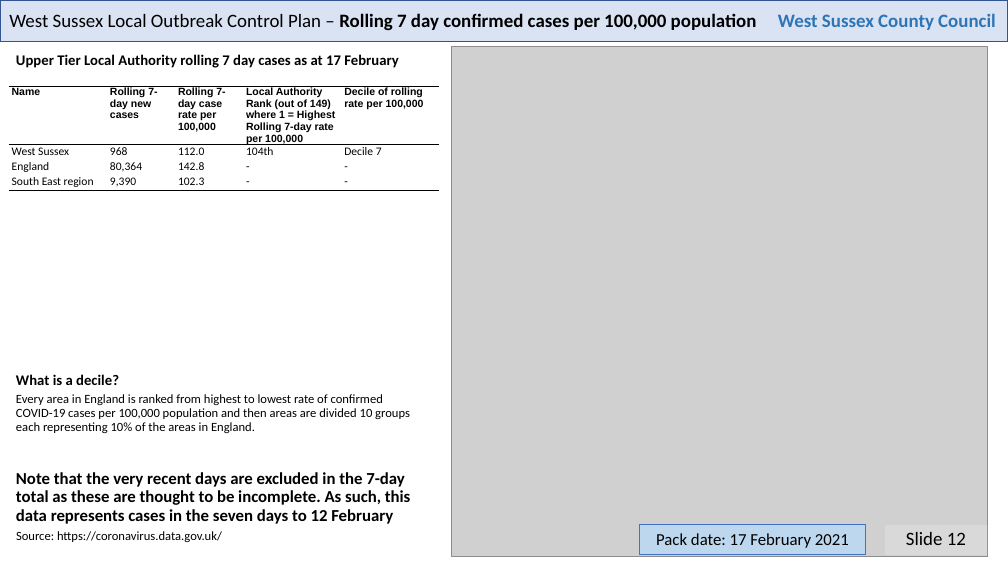
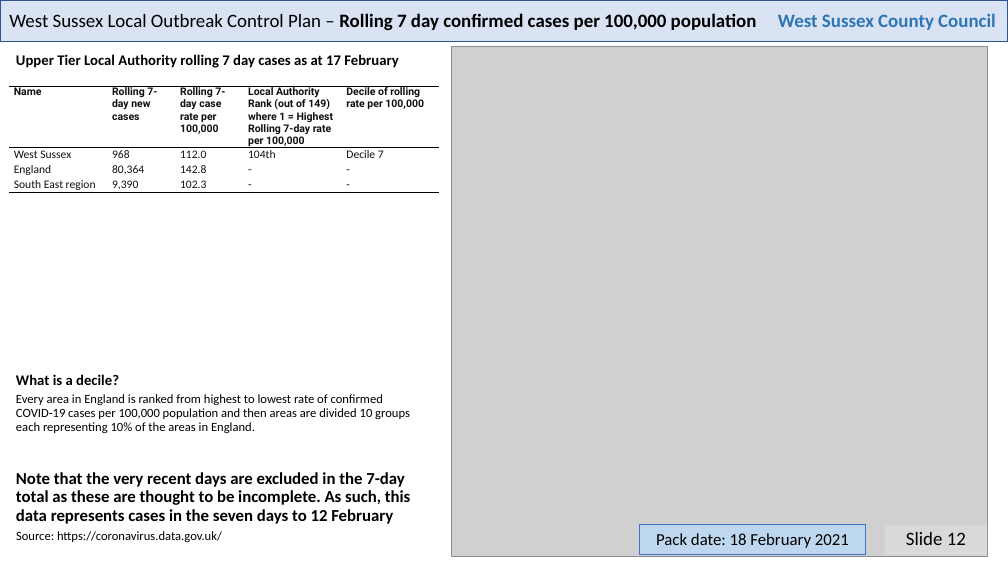
Before and after one commit to psychty/wsx_covid_datapack_public, a slide deck: slide 12 of Latest_West_Sussex_C19_slide_deck.pptx. Drawn at 1008x567 pixels with LibreOffice and Linux fonts; fonts in the diff are those of the drawing; grey boxes stand for pictures. Boxes give left, top, right and bottom in pixels: in the first picture for what was removed or moved away, otherwise in the second. Text is boxed around its words. In the diff, an @@ line names an element or a change of style, - is before the commit and + after.

```diff
--- a/Latest_West_Sussex_C19_slide_deck.pptx
+++ b/Latest_West_Sussex_C19_slide_deck.pptx
@@ table at (8,86,439,296) @@
@@ font Arial to Roboto in "Name", "Rolling 7-day new cases", "Rolling 7-day case rate per 100,000", "Local Authority Rank (out of 149) where ..." and 1 more places @@
@@ text colour #000000 to #111111 @@
@@ indent changed @@
@@ less space between paragraphs @@
@@ text in rectangle at (656,533,849,548): text changed @@
-Pack date: 17 February 2021
+Pack date: 18 February 2021
```
Also in this commit, not shown: 21 other slides changed, 57 other files.
